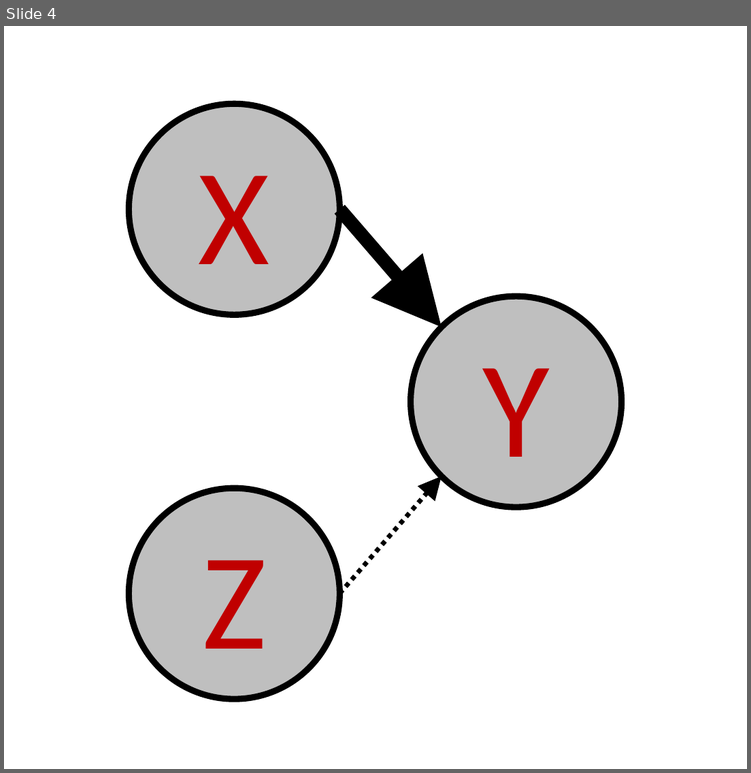
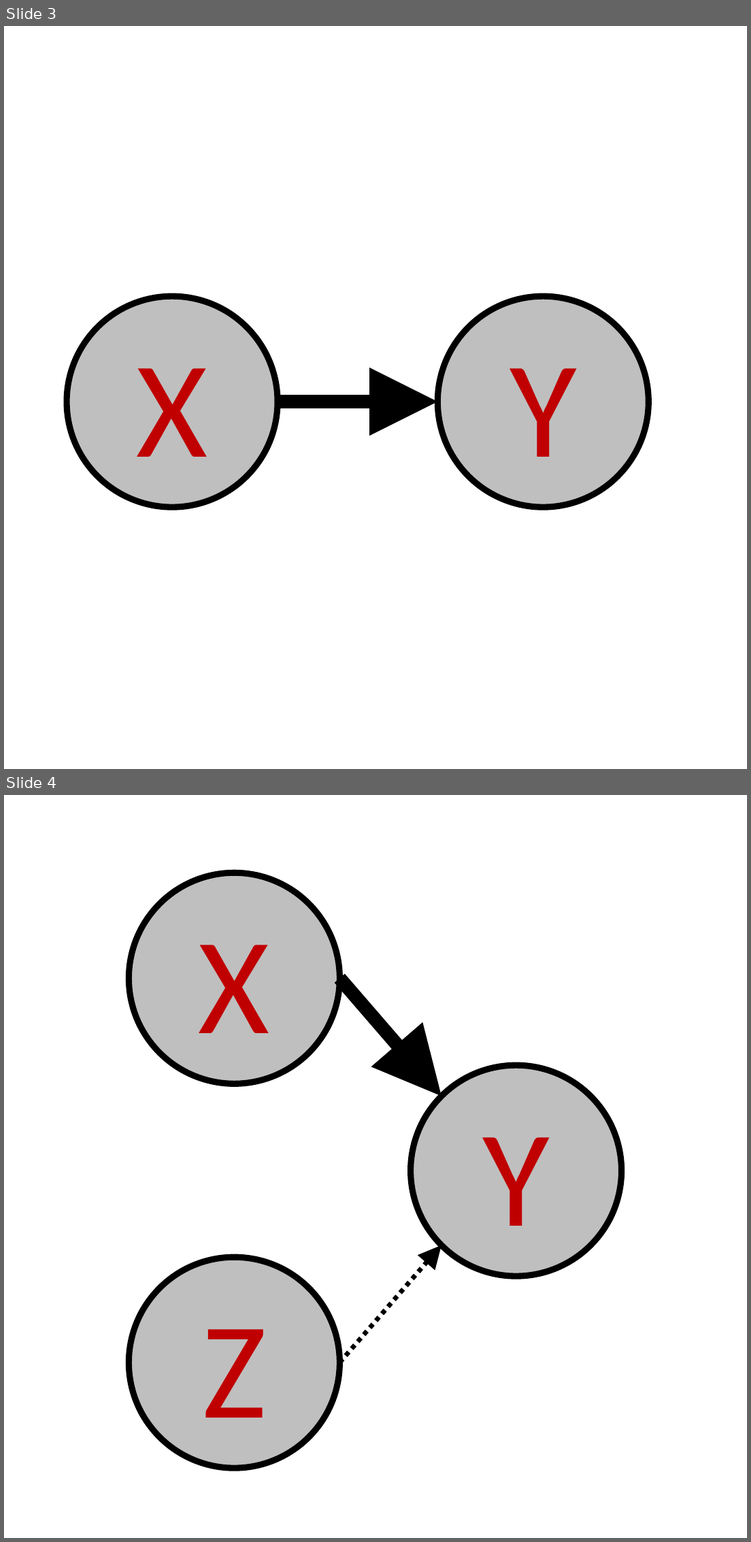
Before and after one commit to ishita-dg/causal_markov, a slide deck: Experiments/draw_instructions.pptx. Shown one above the other, each under a label of ours: slide 4 before the commit, slides 3 and 4 after it. The pictures are 751x773 and 751x1542 pixels, drawn with LibreOffice and Linux fonts; fonts in the diff are those of the drawing. Boxes give left, top, right and bottom in pixels: in the first picture for what was removed or moved away, otherwise in the second. Text is boxed around its words. In the diff, an @@ line names an element or a change of style, - is before the commit and + after.

```diff
--- a/Experiments/draw_instructions.pptx
+++ b/Experiments/draw_instructions.pptx
@@ slide 3 added at (x1=4, y1=26, x2=747, y2=769), background #FFFFFF @@
@@ ellipse added at (x1=67, y1=296, x2=277, y2=507), fill #BFBFBF, outline #000000 3 pt, 66.7 pt, text #C00000 @@
+X
@@ ellipse added at (x1=438, y1=296, x2=649, y2=507), fill #BFBFBF, outline #000000 3 pt, 66.7 pt, text #C00000 @@
+Y
@@ arrow added from (277, 402) to (438, 402), #000000 6.6 pt @@
```
Also in this commit, not shown: 6 other slides added, 4 slides removed, 12 other files.
